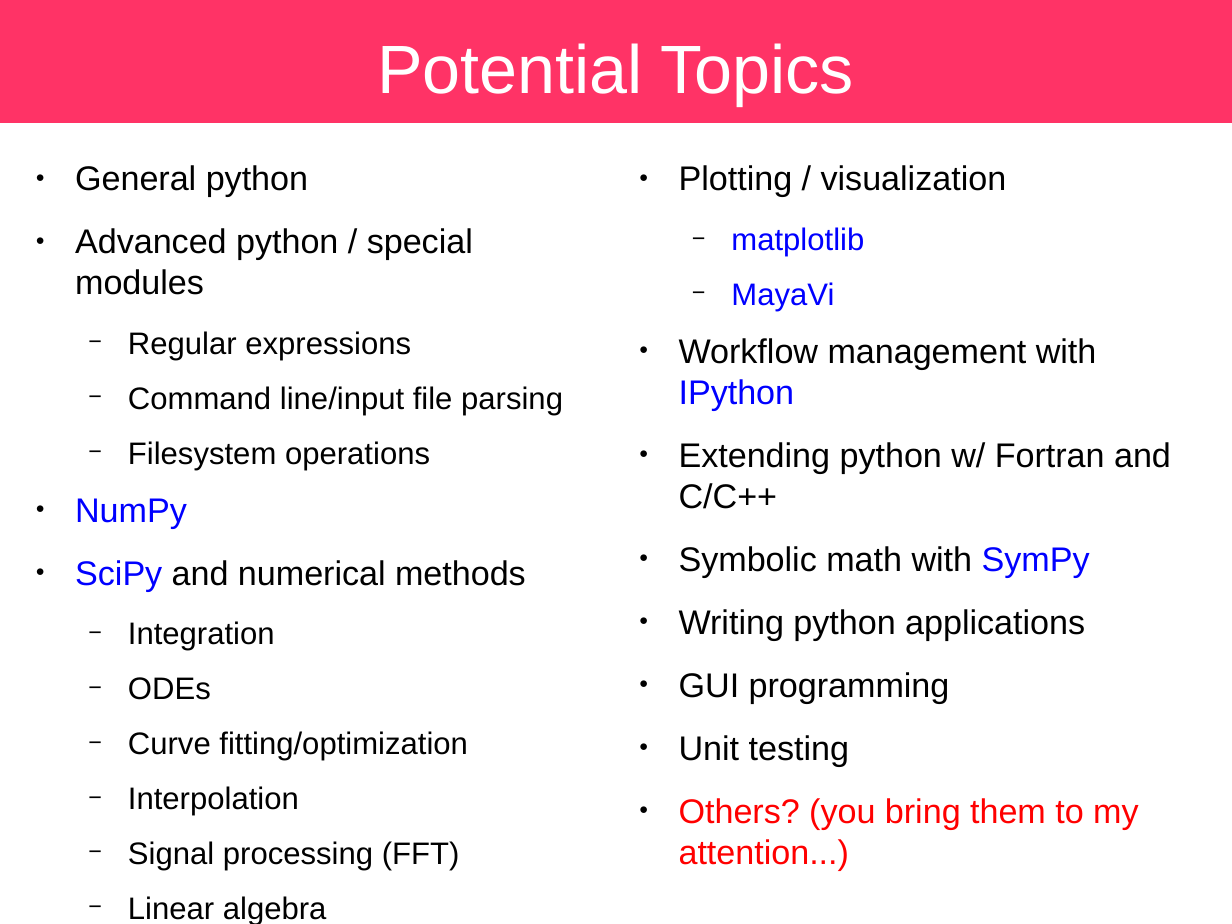
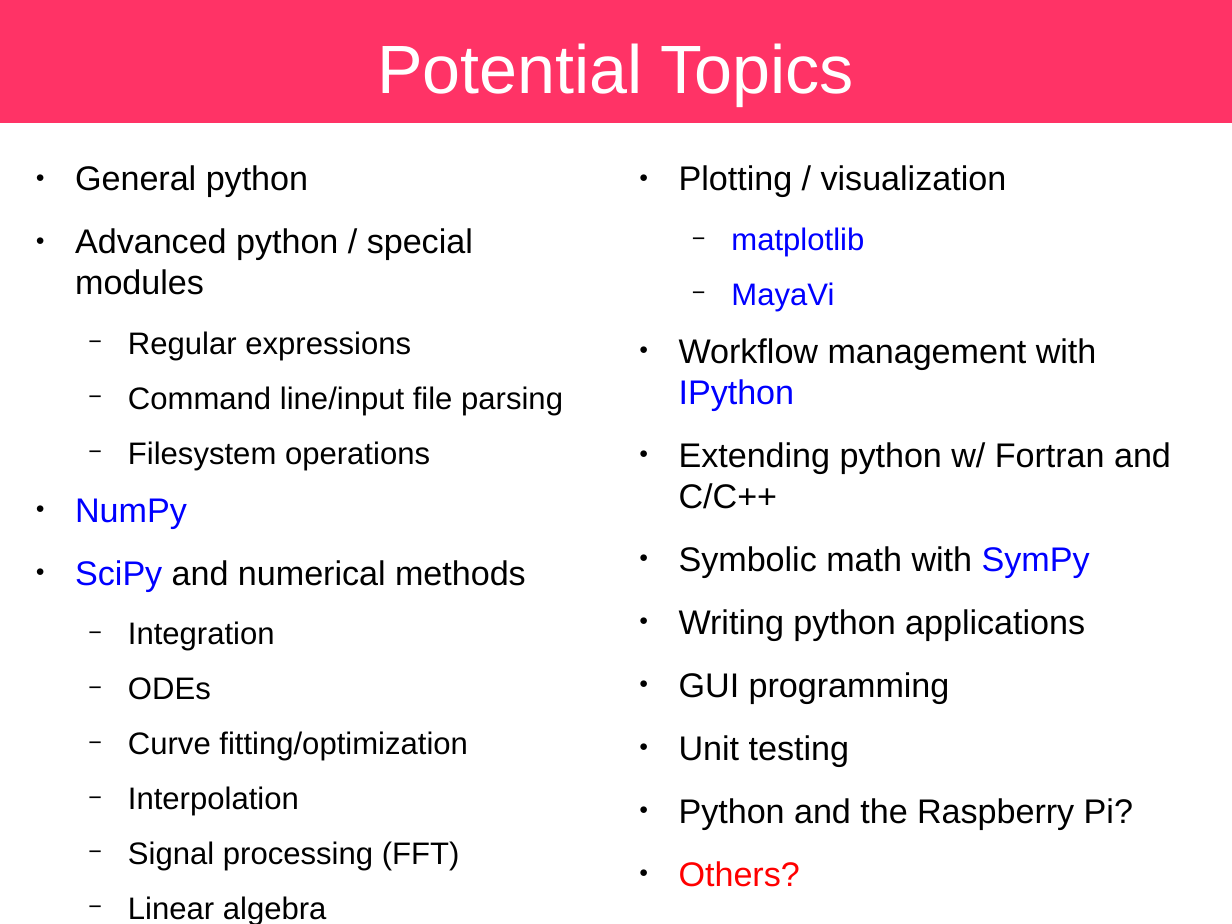
Before and after one commit to sbu-python-class/python-science, a slide deck: slide 43 of lectures/01-python/python.odp. Drawn at 1232x924 pixels with LibreOffice and Linux fonts; fonts in the diff are those of the drawing. Boxes give left, top, right and bottom in pixels: in the first picture for what was removed or moved away, otherwise in the second. Text is boxed around its words. In the diff, an @@ line names an element or a change of style, - is before the commit and + after.

```diff
--- a/lectures/01-python/python.odp
+++ b/lectures/01-python/python.odp
@@ text at (679,798,1133,887): text changed; text colour #FF0000 to #000000 @@
-● Others? (you bring them to my attention...)
+● Python and the Raspberry Pi?
+● Others?
```
Also in this commit, not shown: 1 other slide changed, 1 other file.
